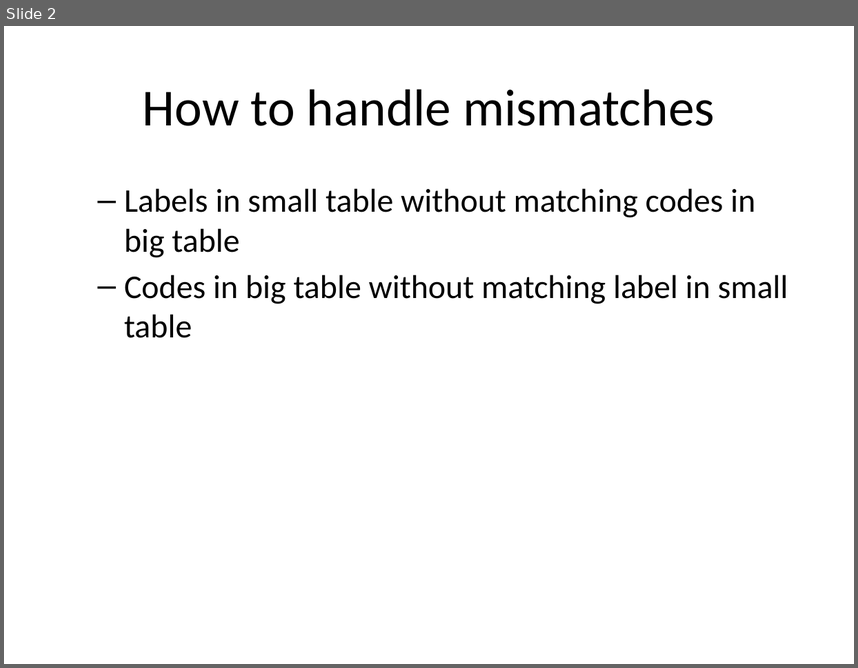
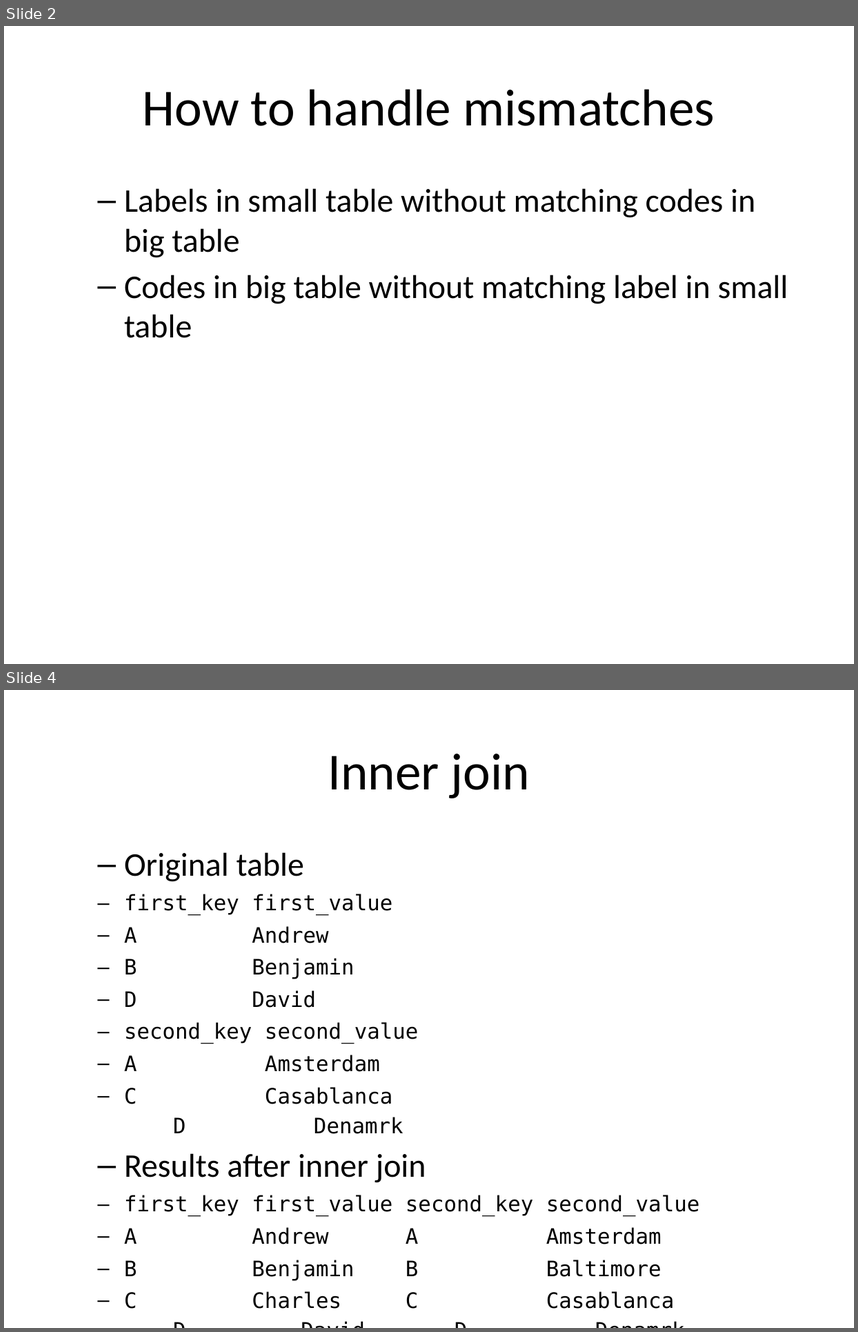
Before and after one commit to pmean/introduction-to-sql, a slide deck: src/mismatches.pptx. Shown one above the other, each under a label of ours: slide 2 before the commit, slides 2 and 4 after it; the slides between them are not shown. The pictures are 858x668 and 858x1332 pixels, drawn with LibreOffice and Linux fonts; fonts in the diff are those of the drawing. Boxes give left, top, right and bottom in pixels: in the first picture for what was removed or moved away, otherwise in the second. Text is boxed around its words. In the diff, an @@ line names an element or a change of style, - is before the commit and + after.

Commit message:
Simple join examples in mismatches.Rmd

```diff
--- a/src/mismatches.pptx
+++ b/src/mismatches.pptx
@@ slide 4 added at (x1=4, y1=690, x2=854, y2=1328), background #FFFFFF @@
@@ title added at (x1=328, y1=753, x2=530, y2=798), 44 pt, text #000000 @@
+Inner join
@@ text added at (x1=124, y1=852, x2=700, y2=1308), 18 pt, text #000000 @@
+  – Original table
+first_key first_value
+A Andrew
+B Benjamin
+D David
+second_key second_value
+A Amsterdam
+C Casablanca
+D Denamrk
+  – Results after inner join
+first_key first_value second_key second_value
+A Andrew A Amsterdam
+B Benjamin B Baltimore
+C Charles C Casablanca
+D David D Denamrk
```
Also in this commit, not shown: 3 slides changed, 10 other slides added, 1 slide removed, 8 other files.
